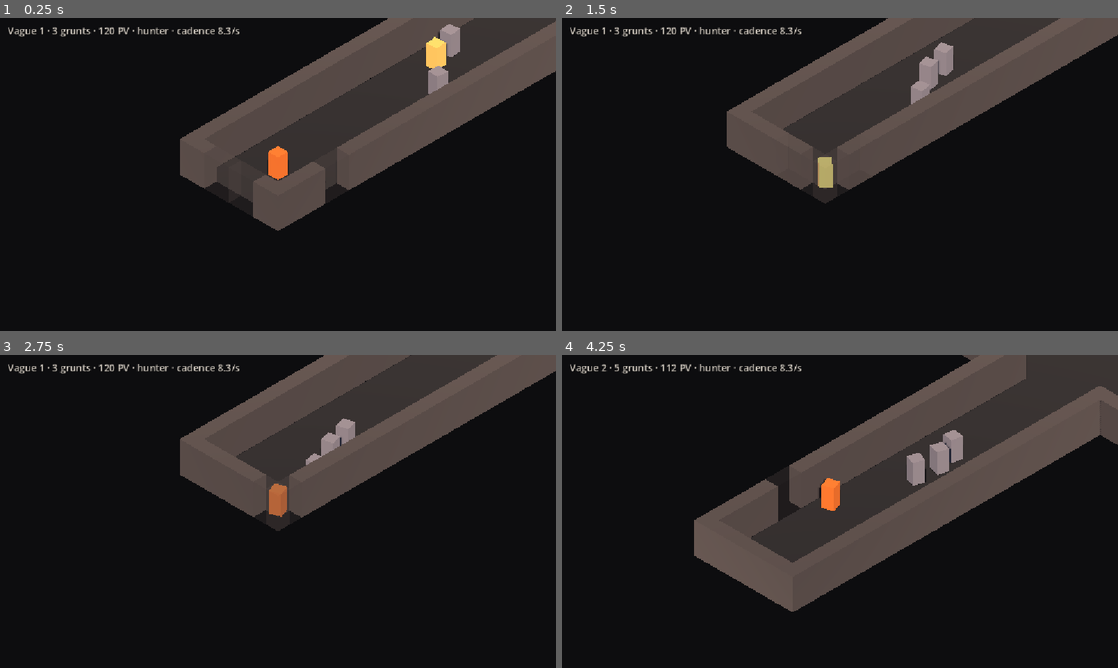
Above: before the commit, frames 1-4 (two rows, left to right).
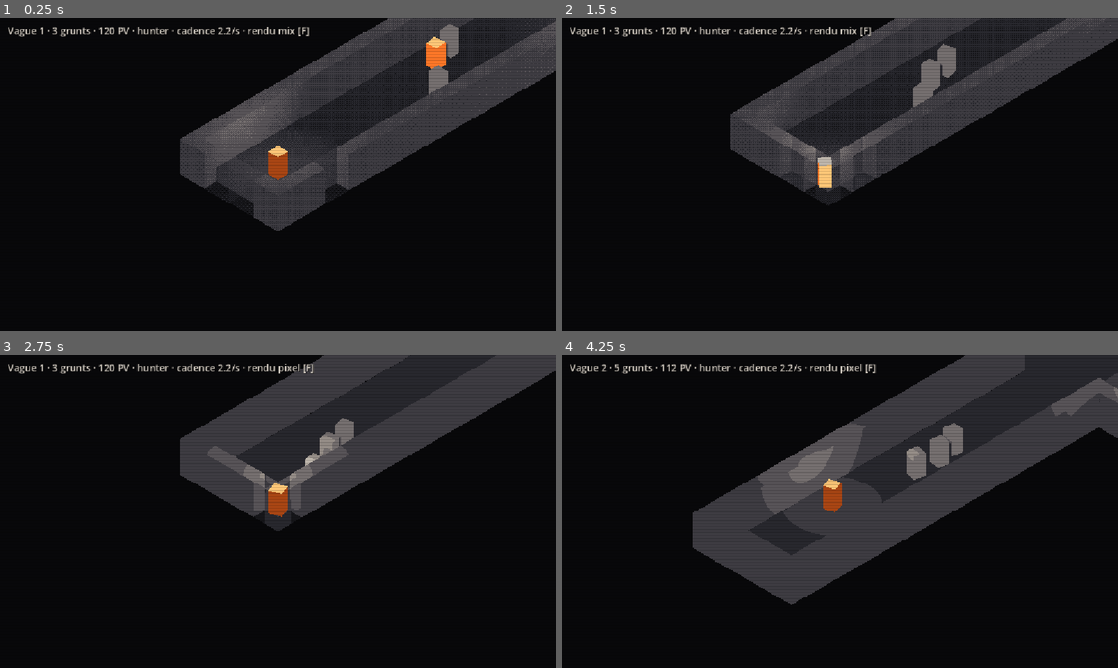
Above: after the commit, the same moments.

Repository: lelabodetho/strate
Game: Godot game, scene res://scenes/test/render_test.tscn
Same seed, same stepped clock (60 frames per second), same inputs: the game is played once before the commit and once after it. Before the commit the project starts from res://scenes/test/harness.tscn.
Inputs (mouse positions are in pixels of both pictures, inside the frame that each line leads up to):
- Up to frame 1 (0.25 s): no input
- Up to frame 2 (1.5 s): tap Enter at 0.5 s; move the mouse to (962, 158) at 0.52 s; press the mouse at (962, 158) at 0.53 s; hold D (move_right) 0.53-1.28 s; move the mouse to (728, 190) at 1.27 s; release the mouse at (728, 190) at 1.28 s; hold S (move_down) from 1.28 s (still down); tap Space (dash) at 1.35 s
- Up to frame 3 (2.75 s): move the mouse to (333, 442) at 2.02 s; release S (move_down) at 2.03 s; hold D (move_right) from 2.03 s (still down); tap F at 2.1 s
- Up to frame 4 (4.25 s): move the mouse to (812, 574) at 2.77 s; release D (move_right) at 2.78 s; hold W (move_up) 2.78-3.53 s; tap R at 2.85 s; move the mouse to (1006, 558) at 3.52 s; hold A (move_left) from 3.53 s (still down); tap N at 3.6 s

The runs differ from the first frame. In frame 1, 14% of the frame differs, in the area x 32-100%, y 0-68%; in frame 2, 14%; in frame 3, 11%; in frame 4, 20%, in the area x 23-100%, y 0-82%.

Commit message:
Default look and tuning
render_test.tscn is the main scene. tools/presets/look_default.json holds the
current look (mix, 1/2, warm lamp), loaded at startup; tools/out/tuning.json
carries Tho's starter ARPG values (fire_interval 0.45, proj_damage 22).

Co-Authored-By: Claude Fable 5.1 <noreply@anthropic.com>

Diff:
--- a/project.godot
+++ b/project.godot
@@ -11,7 +11,7 @@
 [application]
 
 config/name="Strate"
-run/main_scene="res://scenes/test/harness.tscn"
+run/main_scene="res://scenes/test/render_test.tscn"
 config/features=PackedStringArray("4.7", "GL Compatibility")
 config/icon="res://icon.svg"
 
--- a/tools/out/tuning.json
+++ b/tools/out/tuning.json
@@ -1,10 +1,12 @@
 {
+  "aggro_drop_mult": 1.8,
+  "aggro_share_radius": 4.0,
   "attack_move_mult": 0.55,
   "dash_cooldown": 0.8,
   "dash_iframes": 0.25,
   "dash_speed": 22.0,
   "dash_time": 0.16,
-  "fire_interval": 0.12,
+  "fire_interval": 0.45,
   "grunt_aggro": 14.0,
   "grunt_damage": 8.0,
   "grunt_hit_radius": 0.55,
@@ -15,13 +17,15 @@
   "grunt_recover": 0.5,
   "grunt_speed": 4.5,
   "grunt_windup": 0.35,
+  "item_drop_chance": 0.2,
   "knockback": 1.0,
   "muzzle_offset": 0.6,
   "player_hp": 120.0,
   "player_radius": 0.4,
-  "player_speed": 6.5,
-  "proj_damage": 12.0,
+  "player_speed": 5.5,
+  "proj_damage": 22.0,
   "proj_radius": 0.3,
-  "proj_speed": 16.0,
-  "proj_ttl": 1.5
+  "proj_speed": 14.0,
+  "proj_ttl": 1.5,
+  "provoke_time": 4.0
 }
--- /dev/null
+++ b/tools/presets/look_default.json
@@ -0,0 +1,9 @@
+{
+  "cold_light_energy": 2.0,
+  "dither": 0.5,
+  "mode": "mix",
+  "player_light_color": "ffd6a3",
+  "player_light_energy": 2.0,
+  "scanlines": 0.5,
+  "viewport_scale": 2
+}
